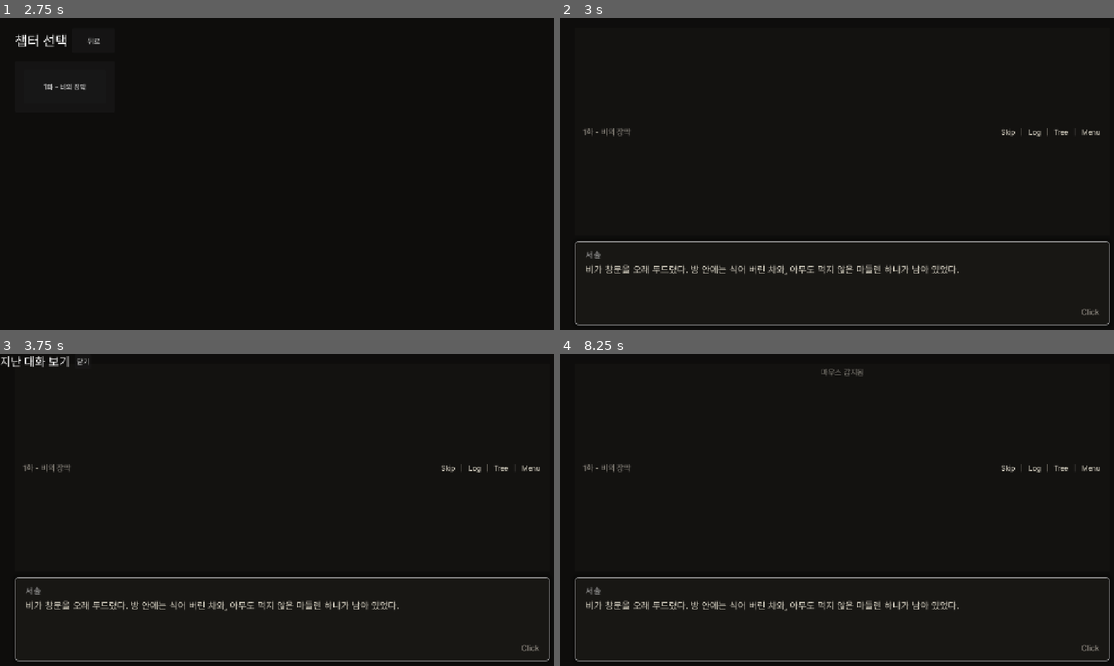
Above: before the commit, frames 1-4 (two rows, left to right).
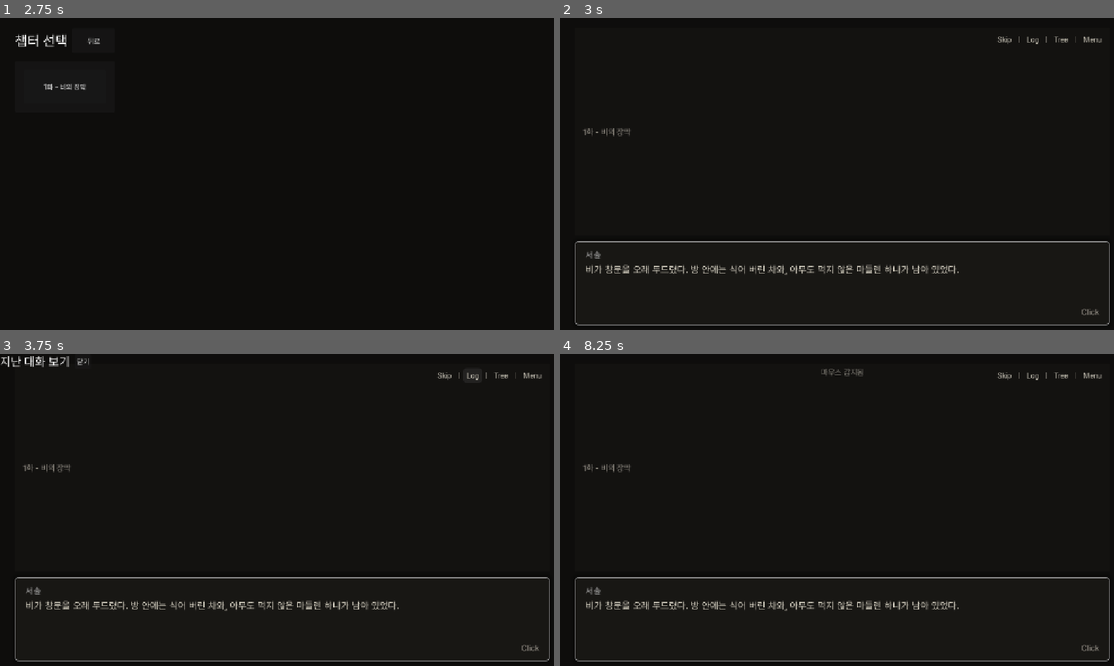
Above: after the commit, the same moments.

Repository: dev-parkjh/blind-madeleine-game
Game: Godot game, scene res://scenes/main/main.tscn
Same seed, same stepped clock (60 frames per second), same inputs: the game is played once before the commit and once after it.
Inputs (mouse positions are in pixels of both pictures, inside the frame that each line leads up to):
- Up to frame 1 (2.75 s): click "새 게임" at 0.5 s; click "뒤로" at 1.25 s; click "새 게임" at 2 s
- Up to frame 2 (3 s): click "1화 - 비의 장막" at 2.75 s
- Up to frame 3 (3.75 s): click "Log" at 3.5 s
- Up to frame 4 (8.25 s): click "Tree" at 4.25 s; click "Menu" at 5 s; click "Skip" at 5.75 s; click "Skip" at 6.5 s; click "닫기" at 7.25 s; tap Enter (ui_accept) at 8 s; move the mouse to (964, 497) at 8.02 s; hold D (move_right) from 8.03 s (still down); hold Shift (log) from 8.03 s (still down); click (964, 497) at 8.17 s

Frame 1 is identical in both runs. In frame 2, 0.3% of the frame differs, in the area x 78-98%, y 5-39%; in frame 3, 0.3%; in frame 4, 0.3%.

Commit message:
스토리 화면 상단 메뉴를 플로팅 UI로 분리하고 마우스 호버 스타일 추가
Co-authored-by: Cursor <cursoragent@cursor.com>

Diff:
--- a/scripts/screens/story_dialogue_screen.gd
+++ b/scripts/screens/story_dialogue_screen.gd
@@ -13,6 +13,13 @@
 const MENU_OVERLAY_COLOR := Color(0, 0, 0, 0.56)
 const KEYCAP_BACKGROUND_COLOR := Color(0.18, 0.17, 0.15, 0.94)
 const KEYCAP_BORDER_COLOR := Color(0.42, 0.4, 0.35)
+const TOP_MENU_GHOST_HOVER_COLOR := Color(1, 1, 1, 0.07)
+const TOP_MENU_GHOST_PRESSED_COLOR := Color(1, 1, 1, 0.11)
+const TOP_MENU_GHOST_CORNER_RADIUS := 8
+const TOP_MENU_BUTTON_CONTENT_MARGIN := Vector2(8, 2)
+const FLOATING_MENU_MARGIN := Vector2(10, 8)
+const TOP_MENU_TEXT_OUTLINE_COLOR := Color(0, 0, 0, 1)
+const TOP_MENU_TEXT_OUTLINE_SIZE := 1
 const TOP_MENU_KEYCAP_FONT_SIZE := 9
 const TOP_MENU_KEYCAP_MARGIN_HORIZONTAL := 4
 const TOP_MENU_KEYCAP_MARGIN_VERTICAL := 0
@@ -22,12 +29,12 @@
 const TOP_MENU_KEYBOARD_BUTTON_MIN_HEIGHT := 28
 const TOP_MENU_KEYBOARD_HINT_SEPARATION := 8
 const TOP_MENU_SEPARATOR_MARGIN := {
-	"default": 3,
-	"keyboard": 4,
-	"gamepad": 4,
+	"default": 1,
+	"keyboard": 2,
+	"gamepad": 2,
 }
 const TOP_MENU_SEPARATOR_MARGIN_RIGHT := {
-	"gamepad": 3,
+	"gamepad": 1,
 }
 const TOP_MENU_TEXT_MIN_SIZE := Vector2(56, 34)
 const TOP_MENU_TEXT_BUTTON_MIN_SIZE := Vector2(0, 34)
@@ -171,34 +178,13 @@
 	stage_margin.add_theme_constant_override("margin_bottom", 14)
 	stage.add_child(stage_margin)
 
-	var top_bar := HBoxContainer.new()
-	top_bar.name = "TopBar"
-	top_bar.size_flags_horizontal = Control.SIZE_EXPAND_FILL
-	top_bar.alignment = BoxContainer.ALIGNMENT_END
-	top_bar.add_theme_constant_override("separation", 6)
-	stage_margin.add_child(top_bar)
-
 	_chapter_label = Label.new()
 	_chapter_label.name = "ChapterLabel"
 	_chapter_label.text = ""
 	_chapter_label.add_theme_font_size_override("font_size", 18)
 	_chapter_label.add_theme_color_override("font_color", MUTED_TEXT_COLOR)
 	_chapter_label.size_flags_horizontal = Control.SIZE_EXPAND_FILL
-	top_bar.add_child(_chapter_label)
-
-	_top_menu_bar = HBoxContainer.new()
-	_top_menu_bar.name = "DialogueMenuBar"
-	_top_menu_bar.alignment = BoxContainer.ALIGNMENT_END
-	_top_menu_bar.add_theme_constant_override("separation", int(TOP_MENU_BAR_SEPARATION["default"]))
-	top_bar.add_child(_top_menu_bar)
-
-	_skip_button = _add_top_menu_button(_top_menu_bar, "SkipButton", "Skip", "skip")
-	_add_menu_separator(_top_menu_bar)
-	_backlog_button = _add_top_menu_button(_top_menu_bar, "BacklogButton", "Log", "log")
-	_add_menu_separator(_top_menu_bar)
-	_branch_tree_button = _add_top_menu_button(_top_menu_bar, "BranchTreeButton", "Tree", "tree")
-	_add_menu_separator(_top_menu_bar)
-	_menu_button = _add_top_menu_button(_top_menu_bar, "MenuButton", "Menu", "menu")
+	stage_margin.add_child(_chapter_label)
 
 	var dialogue_panel := PanelContainer.new()
 	dialogue_panel.name = "DialoguePanel"
@@ -268,6 +254,8 @@
 	_advance_hint_label.add_theme_color_override("font_color", MUTED_TEXT_COLOR)
 	_advance_hint_bar.add_child(_advance_hint_label)
 
+	_build_floating_menu()
+
 	_skip_button.pressed.connect(_on_skip_pressed)
 	_backlog_button.pressed.connect(_on_backlog_pressed)
 	_branch_tree_button.pressed.connect(_on_branch_tree_pressed)
@@ -286,6 +274,38 @@
 	style.shadow_color = Color(0, 0, 0, 0.34)
 	style.shadow_size = 10
 	return style
+
+
+func _build_floating_menu() -> void:
+	var ui_layer := Control.new()
+	ui_layer.name = "FloatingUILayer"
+	ui_layer.set_anchors_preset(Control.PRESET_FULL_RECT)
+	ui_layer.mouse_filter = Control.MOUSE_FILTER_IGNORE
+	add_child(ui_layer)
+
+	_top_menu_bar = HBoxContainer.new()
+	_top_menu_bar.name = "DialogueMenuBar"
+	_top_menu_bar.mouse_filter = Control.MOUSE_FILTER_STOP
+	_top_menu_bar.set_anchors_preset(Control.PRESET_TOP_RIGHT)
+	_top_menu_bar.offset_top = FLOATING_MENU_MARGIN.y
+	_top_menu_bar.offset_right = -FLOATING_MENU_MARGIN.x
+	_top_menu_bar.grow_horizontal = Control.GROW_DIRECTION_BEGIN
+	_top_menu_bar.alignment = BoxContainer.ALIGNMENT_END
+	_top_menu_bar.add_theme_constant_override("separation", int(TOP_MENU_BAR_SEPARATION["default"]))
+	ui_layer.add_child(_top_menu_bar)
+
+	_skip_button = _add_top_menu_button(_top_menu_bar, "SkipButton", "Skip", "skip")
+	_add_menu_separator(_top_menu_bar)
+	_backlog_button = _add_top_menu_button(_top_menu_bar, "BacklogButton", "Log", "log")
+	_add_menu_separator(_top_menu_bar)
+	_branch_tree_button = _add_top_menu_button(_top_menu_bar, "BranchTreeButton", "Tree", "tree")
+	_add_menu_separator(_top_menu_bar)
+	_menu_button = _add_top_menu_button(_top_menu_bar, "MenuButton", "Menu", "menu")
+
+
+func _apply_top_menu_text_outline(node: Control) -> void:
+	node.add_theme_color_override("font_outline_color", TOP_MENU_TEXT_OUTLINE_COLOR)
+	node.add_theme_constant_override("outline_size", TOP_MENU_TEXT_OUTLINE_SIZE)
 
 
 func _add_top_menu_button(parent: HBoxContainer, node_name: String, text: String, action: String) -> Button:
@@ -302,6 +322,7 @@
 	button.add_theme_color_override("font_color", BODY_TEXT_COLOR)
 	button.add_theme_color_override("font_hover_color", DEFAULT_SPEAKER_COLOR)
 	button.add_theme_color_override("font_pressed_color", DEFAULT_SPEAKER_COLOR)
+	_apply_top_menu_text_outline(button)
 	button.add_theme_constant_override("h_separation", 4)
 	button.add_theme_constant_override("icon_max_width", 0)
 	_add_keyboard_menu_hint_content(button)
@@ -330,6 +351,7 @@
 	label.vertical_alignment = VERTICAL_ALIGNMENT_CENTER
 	label.add_theme_font_size_override("font_size", 16)
 	label.add_theme_color_override("font_color", BODY_TEXT_COLOR)
+	_apply_top_menu_text_outline(label)
 	layout.add_child(label)
 
 	var keycap_offset := MarginContainer.new()
@@ -360,6 +382,7 @@
 	key_label.add_theme_font_size_override("font_size", TOP_MENU_KEYCAP_FONT_SIZE)
 	key_label.add_theme_constant_override("line_spacing", TOP_MENU_KEYCAP_LINE_SPACING)
 	key_label.add_theme_color_override("font_color", DEFAULT_SPEAKER_COLOR)
+	_apply_top_menu_text_outline(key_label)
 	key_margin.add_child(key_label)
 
 
@@ -372,6 +395,38 @@
 	return style
 
 
+func _create_top_menu_button_stylebox(background_color: Color) -> StyleBoxFlat:
+	var style := StyleBoxFlat.new()
+	style.bg_color = background_color
+	style.set_corner_radius_all(TOP_MENU_GHOST_CORNER_RADIUS)
+	style.set_content_margin(SIDE_LEFT, int(TOP_MENU_BUTTON_CONTENT_MARGIN.x))
+	style.set_content_margin(SIDE_RIGHT, int(TOP_MENU_BUTTON_CONTENT_MARGIN.x))
+	style.set_content_margin(SIDE_TOP, int(TOP_MENU_BUTTON_CONTENT_MARGIN.y))
+	style.set_content_margin(SIDE_BOTTOM, int(TOP_MENU_BUTTON_CONTENT_MARGIN.y))
+	return style
+
+
+func _should_use_top_menu_ghost_hover() -> bool:
+	return _get_current_input_mode() == "mouse"
+
+
+func _apply_top_menu_button_style(button: Button) -> void:
+	var use_ghost_hover := _should_use_top_menu_ghost_hover()
+	button.flat = not use_ghost_hover
+
+	var normal_style := _create_top_menu_button_stylebox(Color(0, 0, 0, 0))
+	button.add_theme_stylebox_override("normal", normal_style)
+	button.add_theme_stylebox_override("focus", normal_style)
+	button.add_theme_stylebox_override("disabled", normal_style)
+
+	if use_ghost_hover:
+		button.add_theme_stylebox_override("hover", _create_top_menu_button_stylebox(TOP_MENU_GHOST_HOVER_COLOR))
+		button.add_theme_stylebox_override("pressed", _create_top_menu_button_stylebox(TOP_MENU_GHOST_PRESSED_COLOR))
+	else:
+		button.add_theme_stylebox_override("hover", normal_style)
+		button.add_theme_stylebox_override("pressed", normal_style)
+
+
 func _add_menu_separator(parent: HBoxContainer) -> void:
 	var wrapper := MarginContainer.new()
 	wrapper.mouse_filter = Control.MOUSE_FILTER_IGNORE
@@ -385,6 +440,7 @@
 	separator.vertical_alignment = VERTICAL_ALIGNMENT_CENTER
 	separator.add_theme_font_size_override("font_size", 16)
 	separator.add_theme_color_override("font_color", MUTED_TEXT_COLOR)
+	_apply_top_menu_text_outline(separator)
 	wrapper.add_child(separator)
 
 
@@ -650,6 +706,7 @@
 		var button := _top_menu_buttons[action] as Button
 		if button != null:
 			_apply_menu_button_hint(button, String(action))
+			_apply_top_menu_button_style(button)
 	_update_advance_hint()
 
 
@@ -771,7 +828,7 @@
 	var label_width := font.get_string_size(base_label, HORIZONTAL_ALIGNMENT_LEFT, -1, 16).x
 	var keycap_text_width := font.get_string_size(hint, HORIZONTAL_ALIGNMENT_LEFT, -1, TOP_MENU_KEYCAP_FONT_SIZE).x
 	var keycap_width := keycap_text_width + float(TOP_MENU_KEYCAP_MARGIN_HORIZONTAL * 2 + 2)
-	return label_width + float(TOP_MENU_KEYBOARD_HINT_SEPARATION) + keycap_width
+	return label_width + float(TOP_MENU_KEYBOARD_HINT_SEPARATION) + keycap_width + TOP_MENU_BUTTON_CONTENT_MARGIN.x * 2.0
 
 
 func _get_top_menu_bar_separation() -> int:
